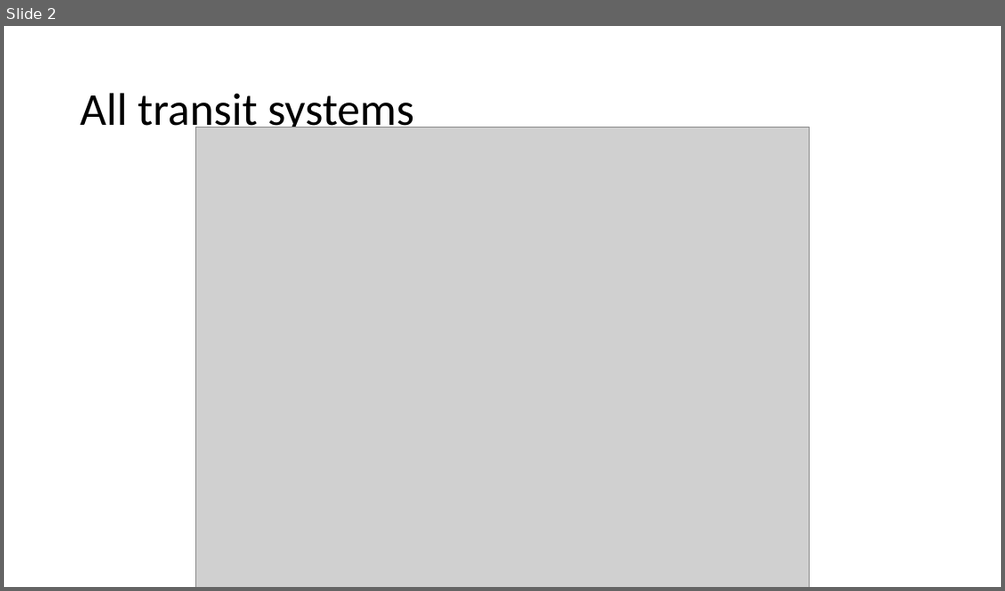
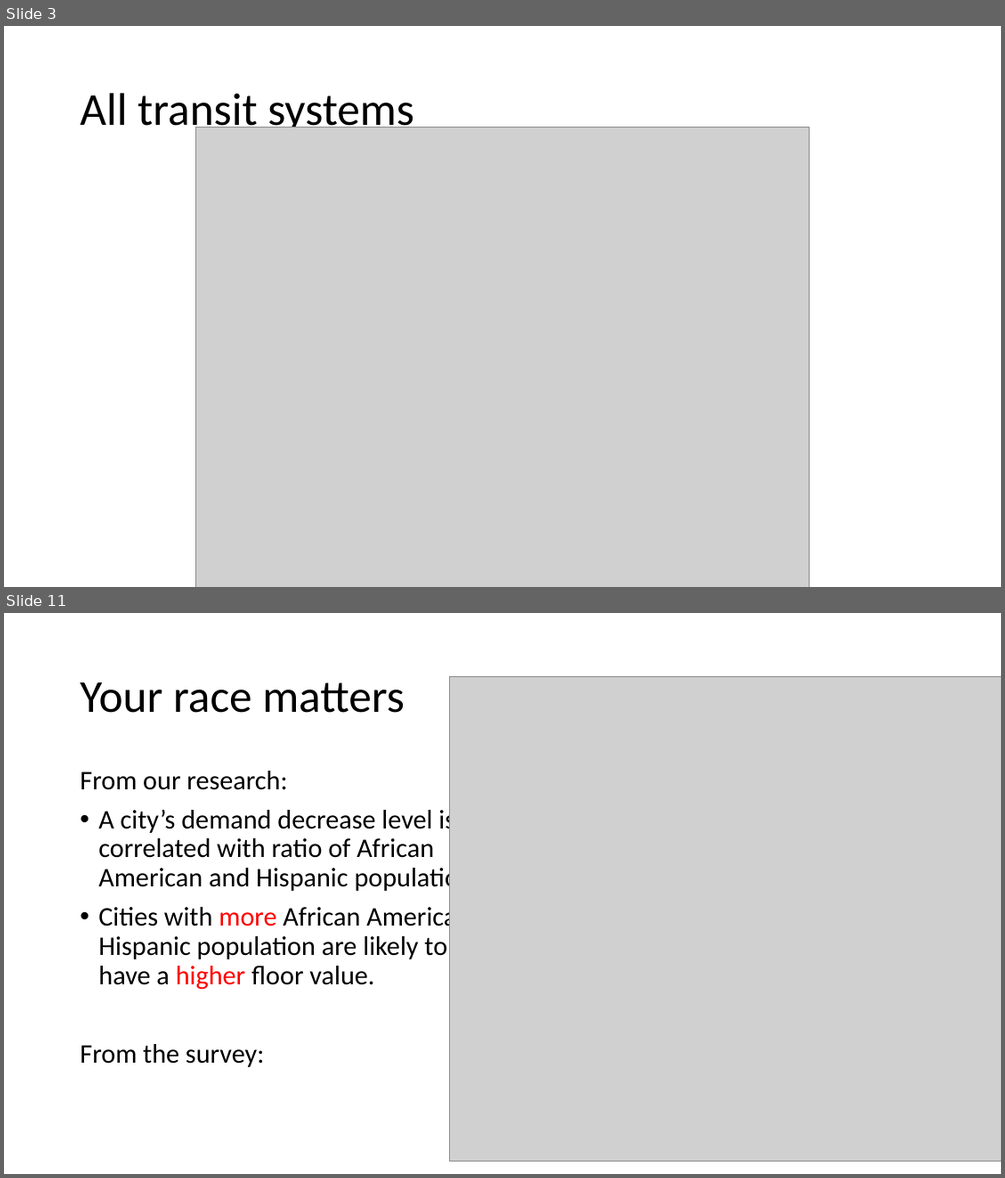
Before and after one commit to luyuliu/COVID-Transit-Demand, a slide deck: doc/pre_results.pptx. Shown one above the other, each under a label of ours: slide 2 before the commit, slides 3 and 11 after it; the slides between them are not shown. The pictures are 1005x591 and 1005x1178 pixels, drawn with LibreOffice and Linux fonts; fonts in the diff are those of the drawing; grey boxes stand for pictures. Boxes give left, top, right and bottom in pixels: in the first picture for what was removed or moved away, otherwise in the second. Text is boxed around its words. In the diff, an @@ line names an element or a change of style, - is before the commit and + after.

```diff
--- a/doc/pre_results.pptx
+++ b/doc/pre_results.pptx
@@ slide 11 added at (4,613,1001,1174), background #FFFFFF @@
@@ title added at (80,682,404,713), 44 pt, text #000000 @@
+Your race matters
@@ picture added at (450,676,1001,1162) @@
@@ text added at (80,771,480,1067), 25.9 pt, text #000000 @@
+From our research:
+• A city’s demand decrease level is correlated with ratio of African American and Hispanic population.
+• Cities with more African American / Hispanic population are likely to have a higher floor value.
+From the survey:
@@ what was slide 2 is now slide 3 @@
```
Also in this commit, not shown: 5 slides changed, 10 other slides added, 7 slides removed, 1 other file.
